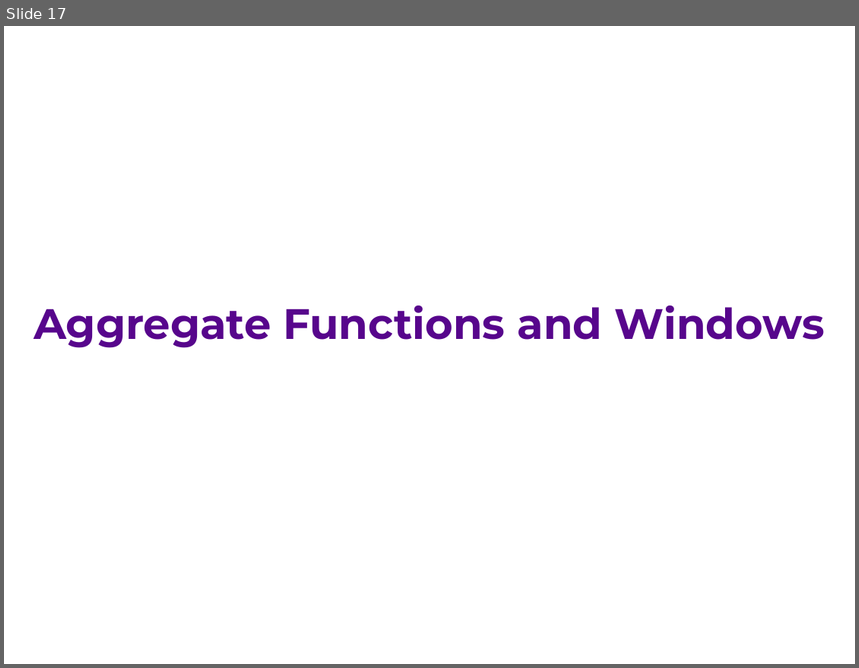
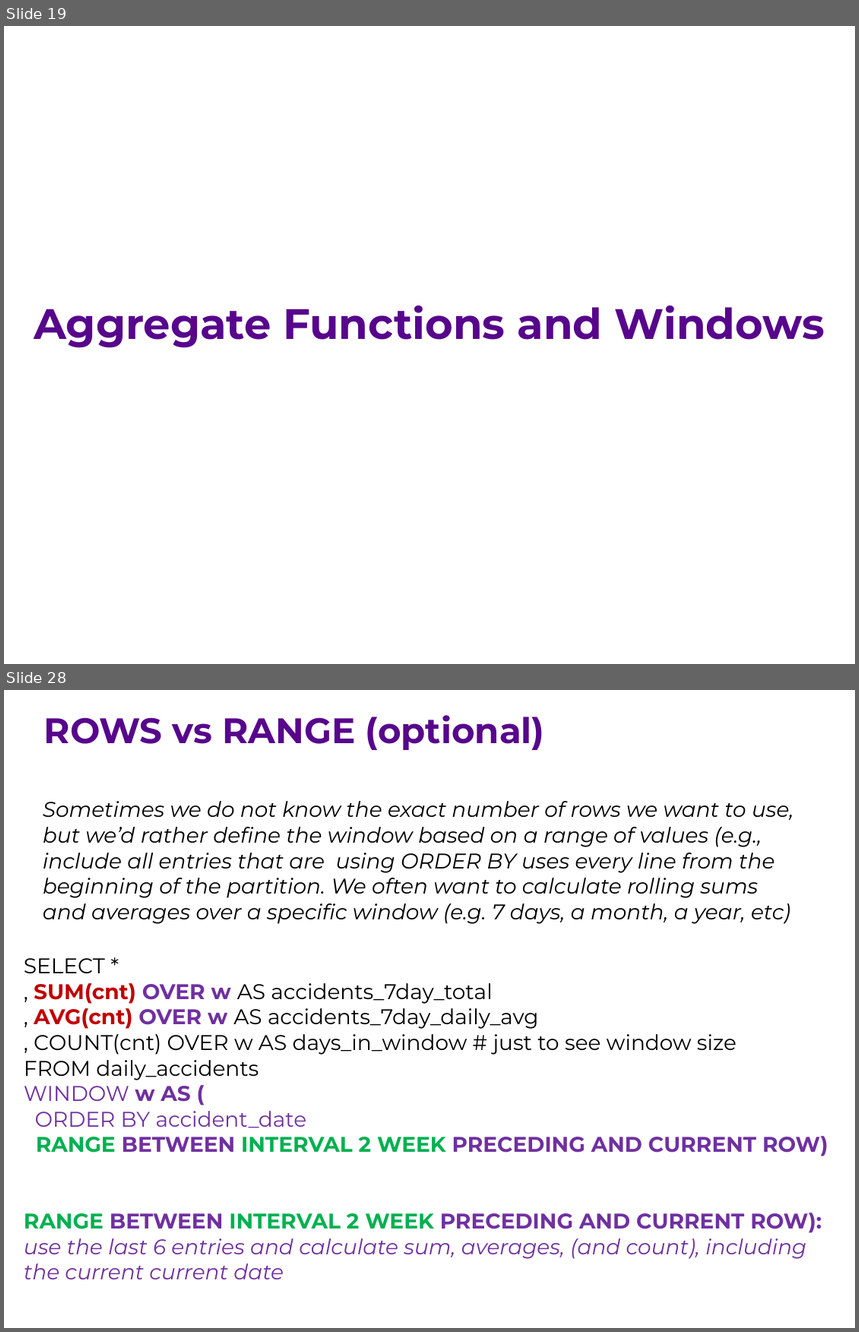
Before and after one commit to ipeirotis/introduction-to-databases, a slide deck: session7/G-Window_queries.pptx. Shown one above the other, each under a label of ours: slide 17 before the commit, slides 19 and 28 after it; the slides between them are not shown. The pictures are 859x668 and 859x1332 pixels, drawn with LibreOffice and Linux fonts; fonts in the diff are those of the drawing. Boxes give left, top, right and bottom in pixels: in the first picture for what was removed or moved away, otherwise in the second. Text is boxed around its words. In the diff, an @@ line names an element or a change of style, - is before the commit and + after.

```diff
--- a/session7/G-Window_queries.pptx
+++ b/session7/G-Window_queries.pptx
@@ slide 28 added at [4, 690, 855, 1328], background #FFFFFF @@
@@ text added at [44, 715, 545, 750], 30 pt, text #57068C, bold @@
+ROWS vs RANGE (optional)
@@ text added at [43, 801, 794, 924], 18 pt, text #000000, italic @@
+Sometimes we do not know the exact number of rows we want to use, but we’d rather define the window based on a range of values (e.g., include all entries that are using ORDER BY uses every line from the beginning of the partition. We often want to calculate rolling sums and averages over a specific window (e.g. 7 days, a month, a year, etc)
@@ text added at [24, 958, 828, 1280], 18 pt, text #7030A0 @@
+SELECT *
+, SUM(cnt) OVER w AS accidents_7day_total
+, AVG(cnt) OVER w AS accidents_7day_daily_avg
+, COUNT(cnt) OVER w AS days_in_window # just to see window size
+FROM daily_accidents
+WINDOW w AS (
+ORDER BY accident_date
+RANGE BETWEEN INTERVAL 2 WEEK PRECEDING AND CURRENT ROW)
+RANGE BETWEEN INTERVAL 2 WEEK PRECEDING AND CURRENT ROW): use the last 6 entries and calculate sum, averages, (and count), including the current current date
@@ what was slide 17 is now slide 19 @@
```
Also in this commit, not shown: 4 slides changed, 10 other slides added.
